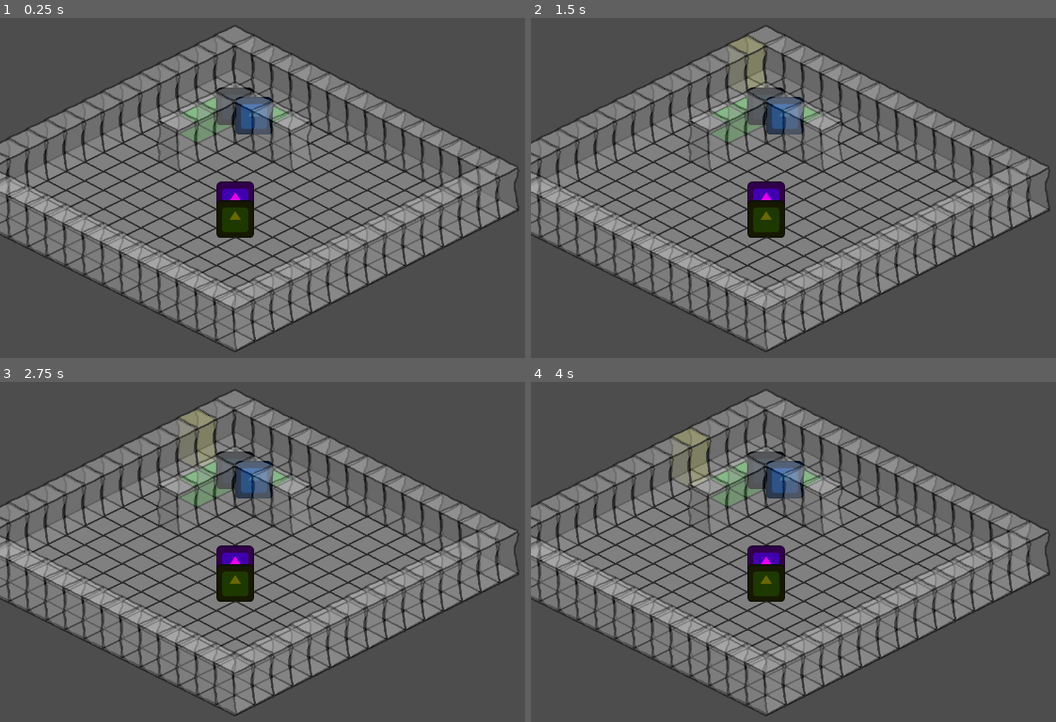
Above: before the commit, frames 1-4 (two rows, left to right).
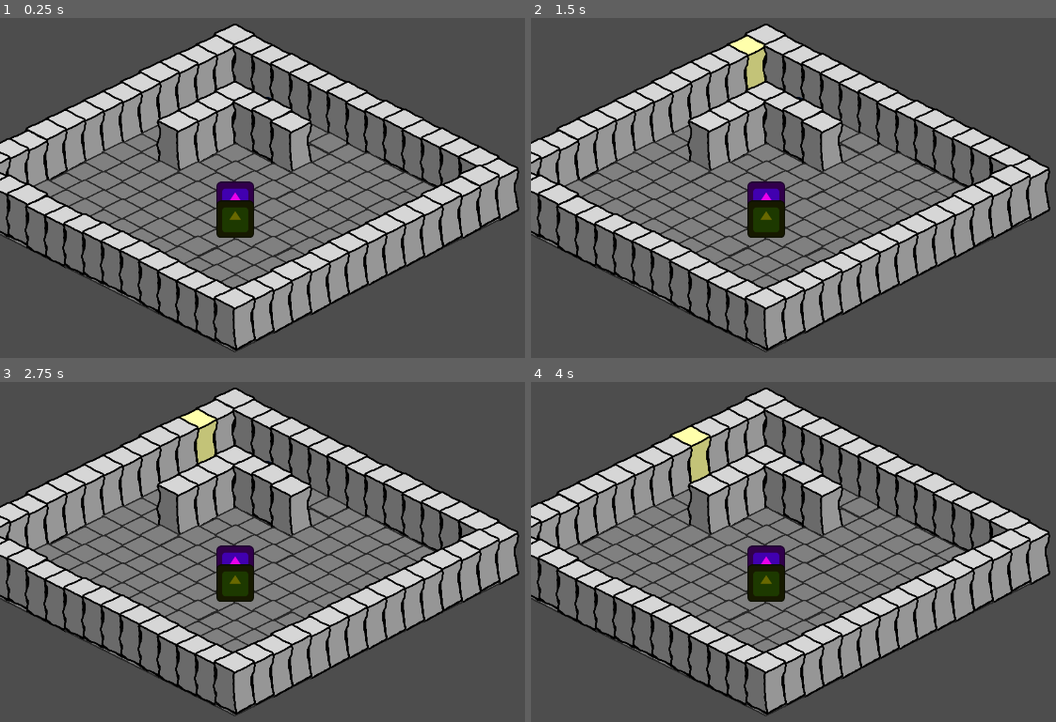
Above: after the commit, the same moments.

Repository: CiaranWoodward/LD57
Game: Godot game, scene res://Level/Game.tscn
Two runs of this game, one before a commit and one after it. Both use one fixed random seed, a clock stepped at 60 frames per second and the inputs below. The engine's default icon, where the game draws it, is replaced by a stand-in: a white triangle on a blue panel in a dark square.
Inputs (mouse positions are in pixels of both pictures, inside the frame that each line leads up to):
- Up to frame 1 (0.25 s): no input
- Up to frame 2 (1.5 s): tap Enter at 0.5 s; move the mouse to (767, 79) at 0.52 s; click (767, 79) at 0.67 s; tap Space at 1.25 s; move the mouse to (746, 89) at 1.27 s; click (746, 89) at 1.42 s
- Up to frame 3 (2.75 s): tap Enter at 2 s; move the mouse to (199, 460) at 2.02 s; click (199, 460) at 2.17 s
- Up to frame 4 (4 s): tap Space at 2.75 s; move the mouse to (709, 470) at 2.77 s; click (709, 470) at 2.92 s; tap Enter at 3.5 s; move the mouse to (688, 480) at 3.52 s; click (688, 480) at 3.67 s

The runs differ from the first frame. In frame 1, 27% of the frame differs, in the area x 0-99%, y 1-99%; in frame 2, 27%; in frame 3, 27%; in frame 4, 27%.

Commit message:
Enhance action point management in GameController and PlayerEntity
- Implemented action point checks and consumption during entity movement in GameController, ensuring paths do not exceed available action points.
- Added a method in PlayerEntity to pre-consume action points for a given path length, improving turn management.
- Updated movement range highlighting logic to account for action points, preventing highlighting when none are available.
- Removed redundant print statements for tile highlighting in IsometricMap for cleaner output.

Diff:
--- a/Level/GameController.gd
+++ b/Level/GameController.gd
@@ -136,13 +136,6 @@
 		print("GameController: Entity is already moving, cannot set new path")
 		return
 
-	# For player entities, check action points
-	if entity in player_entities:
-		if entity.action_points <= 0:
-			# Not enough action points
-			print("GameController: Entity has no action points left")
-			return
-
 	# Get the target tile
 	var target_tile = isometric_map.get_tile(target_grid_pos)
 	if not target_tile:
@@ -165,6 +158,29 @@
 	if path.size() > 0:
 		print("GameController: Path found with " + str(path.size()) + " steps")
 
+		# For player entities, check and consume action points before movement
+		if entity in player_entities:
+			# Check if path length exceeds available action points
+			if path.size() > entity.action_points:
+				print("GameController: Path too long for available action points")
+
+				# Optionally, could limit the path to the available action points
+				path = path.slice(0, entity.action_points)
+				print("GameController: Path trimmed to " + str(path.size()) + " steps to match action points")
+
+				# If the destination is now different, get that tile instead
+				if path.size() > 0:
+					target_grid_pos = path[path.size() - 1]
+					target_tile = isometric_map.get_tile(target_grid_pos)
+				else:
+					print("GameController: No valid path within action point range")
+					return
+
+			# Consume action points for the path
+			if not entity.consume_action_points_for_path(path.size()):
+				print("GameController: Entity doesn't have enough action points for the path")
+				return
+
 		# Set the entity's game_controller reference
 		entity.game_controller = self
 
@@ -177,6 +193,9 @@
 		# Signal that entity is moving
 		emit_signal("entity_moved", entity)
 
+		# Connect to the entity's action_points_changed signal to update highlights
+		if entity in player_entities and not entity.is_connected("action_points_changed", Callable(self, "_on_player_action_points_changed")):
+			entity.connect("action_points_changed", Callable(self, "_on_player_action_points_changed"))
 	else:
 		print("GameController: No path found to target position")
 
@@ -437,7 +456,12 @@
 	var start_pos = entity.grid_position
 	var max_ap = entity.action_points
 
-	# Use the new method to find all reachable tiles within action points range
+	# Make sure the entity has action points to move
+	if max_ap <= 0:
+		print("GameController: Entity has no action points, not highlighting movement range")
+		return
+
+	# Use the method to find all reachable tiles within action points range
 	var movable_tiles = isometric_map.find_reachable_tiles(start_pos, max_ap)
 
 	# Highlight all movable tiles
--- a/Level/IsometricMap.gd
+++ b/Level/IsometricMap.gd
@@ -116,7 +116,6 @@
 		selected_tile.highlight(false)
 
 	selected_tile = tile
-	print("IsometricMap: Highlighting tile at " + str(tile.grid_position))
 	tile.highlight(true)
 	print("IsometricMap: Emitting tile_selected signal")
 	emit_signal("tile_selected", tile)
--- a/Level/IsometricTile.gd
+++ b/Level/IsometricTile.gd
@@ -36,10 +36,13 @@
 	if not area.is_connected("mouse_exited", Callable(self, "_on_area_mouse_exited")):
 		area.connect("mouse_exited", Callable(self, "_on_area_mouse_exited"))
 
+	var sprite : Sprite2D = get_node_or_null("Sprite2D")
+	if sprite:
+		sprite.position.y += randf_range(-5, 5)
+
 # Highlight tile (used for selection or movement range display)
 func highlight(highlight: bool = true):
 	is_highlighted = highlight
-	print("IsometricTile: " + ("Highlighting" if highlight else "Unhighlighting") + " tile at " + str(grid_position))
 
 	var sprite = get_node_or_null("Sprite2D")
 	assert(sprite != null, "IsometricTile: Cannot highlight - No Sprite2D found for tile at " + str(grid_position))
--- a/Level/Tiles/StoneWallTile.tscn
+++ b/Level/Tiles/StoneWallTile.tscn
@@ -13,7 +13,6 @@
 texture = ExtResource("2_jt42g")
 
 [node name="Sprite2D" type="Sprite2D" parent="."]
-self_modulate = Color(1, 1, 1, 0.364706)
 position = Vector2(-3, -75)
 scale = Vector2(0.4, 0.4)
 texture = ExtResource("2_a62fr")
--- a/Players/PlayerEntity.gd
+++ b/Players/PlayerEntity.gd
@@ -110,29 +110,35 @@
 
 # Override move_along_path to consume action points
 func move_along_path(delta: float):
-	# Store the original path length
-	var original_path_size = path.size()
-
-	# Call parent implementation
+	# Call parent implementation without consuming action points
 	super.move_along_path(delta)
 
-	# If we completed a step, consume an action point
-	if path.size() < original_path_size and original_path_size > 0:
-		action_points = max(0, action_points - 1)
-		print("PlayerEntity: " + entity_name + " used action point, " + str(action_points) + " remaining")
-		emit_signal("action_points_changed", action_points, max_action_points)
+	# Check if we've completed all movement
+	if path.size() == 0 and is_turn_active:
+		print("PlayerEntity: " + entity_name + " completed movement")
+		emit_signal("action_selection_changed")
 
-		# If we're out of action points, stop movement and finish turn
-		if action_points <= 0 and path.size() > 0:
-			print("PlayerEntity: " + entity_name + " stopping movement due to no action points")
-			path.clear()
-			is_moving = false
-			call_deferred("_on_path_completed")
+		# If no action points left, finish turn
+		if action_points <= 0:
+			print("PlayerEntity: " + entity_name + " out of action points, finishing turn")
+			call_deferred("finish_turn")
 
-		# Otherwise, check if the player has completed all their movement
-		if path.size() == 0 and action_points <= 0:
-			print("PlayerEntity: " + entity_name + " out of action points after movement, finishing turn")
-			call_deferred("finish_turn")
+# Pre-consume action points for a path
+func consume_action_points_for_path(path_length: int) -> bool:
+	if path_length <= 0:
+		return true  # No action points needed for empty path
+
+	# Check if we have enough action points
+	if action_points < path_length:
+		print("PlayerEntity: " + entity_name + " doesn't have enough action points for path of length " + str(path_length))
+		return false
+
+	# Consume the action points
+	action_points = max(0, action_points - path_length)
+	print("PlayerEntity: " + entity_name + " consumed " + str(path_length) + " action points, " + str(action_points) + " remaining")
+	emit_signal("action_points_changed", action_points, max_action_points)
+
+	return true
 
 # Force end the player's turn when requested by UI
 func end_turn():
